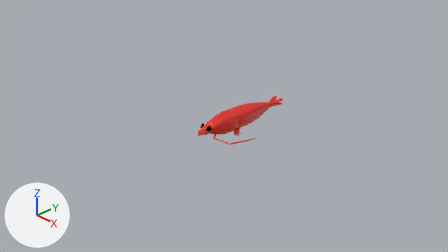
Renders of the Blender file assets/shrimp.blend from each side of a commit.
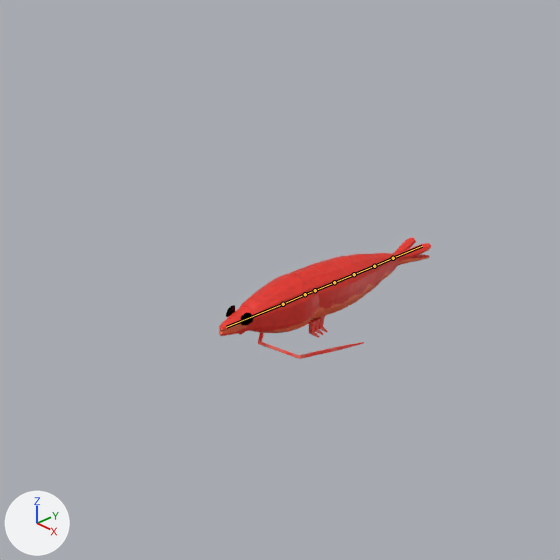
Each version is shown from the file's camera 'Camera', then close up on the part from 24% to 75% of the width and 0% to 90% of the height. The lights are fixed; the arrows at lower left show +X, +Y and +Z. The first two pictures are the older version. The bones that bend it are drawn over the model as lines in the close-ups.

The first close-up shows 'Cube', 'eyes', 'legs', 'whisker'.
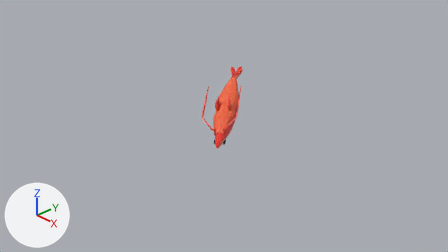
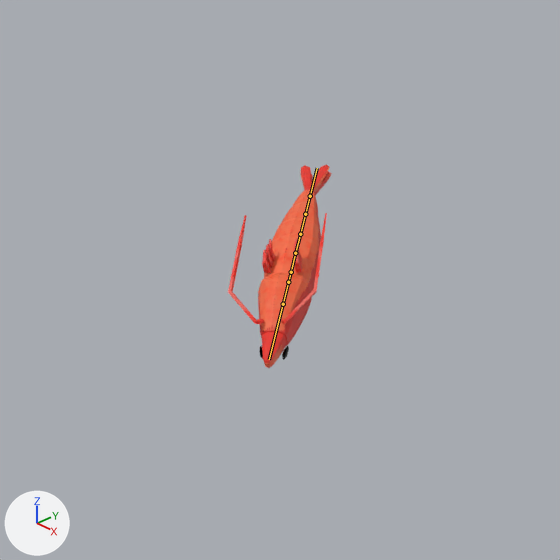
The newer file adds an action. The first version stands in its rest pose; the second is drawn at frame 36 of the action 'Trick2'.

What the commit changed:
Bone 'Bone' (bone_bone) turns from (0, 0, 0) to (-20, 173, 33) degrees about its own x, y and z.
Bone 'Bone.007' (bone_bone_007) turns from (0, 0, 0) to (20, -173, 33) degrees about its own x, y and z.

Boxes (x1, y1, x2, y2) around the edits, measured in the close-ups (560 x 560 px):
'Cube', posed (65% narrower, 105% taller): before (219, 237, 431, 336); after (258, 164, 332, 368)
'whisker', posed: before (238, 332, 364, 359); after (228, 213, 327, 324)
'legs', posed: before (308, 316, 328, 338); after (262, 239, 302, 273)
'eyes', posed (7% wider, 29% shorter): before (226, 305, 254, 325); after (259, 346, 289, 360)
bone 'Bone', root to tip: before (283, 304) to (305, 294); after (283, 304) to (288, 282)
bone 'Bone.007', root to tip: before (283, 304) to (226, 327); after (283, 304) to (269, 359)
